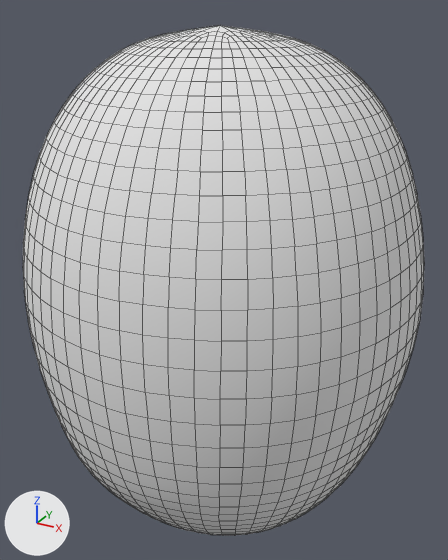
Before and after pictures for a commit that changed the OBJ model EtapasIG/Etapa 6/models/lemon/lemon.obj.
Camera for both pictures: a 50 mm lens placed at (13.8, -35.1, 13.1), pointed at (-0.1, -9.8, 0.5). Arrows for +X, +Y and +Z are at lower left; the lights stay in place. Mesh edges are drawn as thin lines. Where no turn or scale is listed for an object, it has been applied to the vertices.

The scene before the commit, as lines of its bpy script (objects in view):
```python
me_lemon = bpy.data.meshes.new('lemon')
me_lemon.from_pydata(...)  # 2690 vertices, 2688 faces; spans x -9.6..9.5, y -19.6..-0.5, z -12.9..12.4
me_lemon.materials.append(mat_fruit)  # white #e7e7e7
ob_lemon = bpy.data.objects.new('lemon', me_lemon)
ob_lemon.location = (0.0, 0.0, 0.0)
```
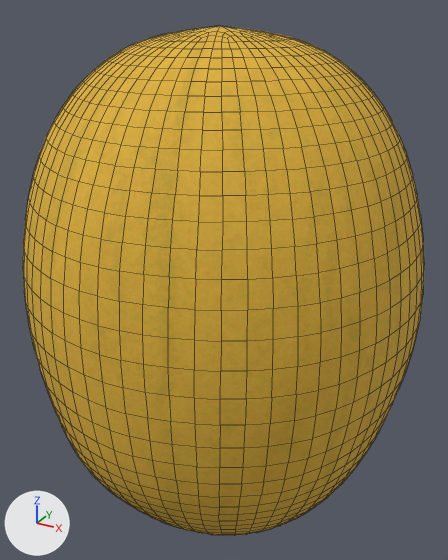
Patch to the scene script:
```diff
--- a/EtapasIG/Etapa 6/models/lemon/lemon.obj.py
+++ b/EtapasIG/Etapa 6/models/lemon/lemon.obj.py
@@ img_fruit_jpg @@
+img_fruit_jpg = load_image('Fruit.jpg', 'Fruit.jpg', 1024, 1024, 'sRGB')
@@ mat_lemon @@
+mat_lemon = principled_material('lemon')
+mat_lemon.texture = img_fruit_jpg
+mat_lemon.roughness = 0.9
@@ me_lemon @@
 me_lemon.from_pydata(...)  # 2690 vertices, 2688 faces; spans x -9.6..9.5, y -19.6..-0.5, z -12.9..12.4
-me_lemon.materials.append(mat_fruit)  # white #e7e7e7
+me_lemon.materials.append(mat_lemon)  # picture img_fruit_jpg
```

Pixel boxes (x1, y1, x2, y2) of what changed, in the pictures (448 x 560 px):
'lemon', recoloured (grey to yellow): (23, 26, 424, 535) in both
